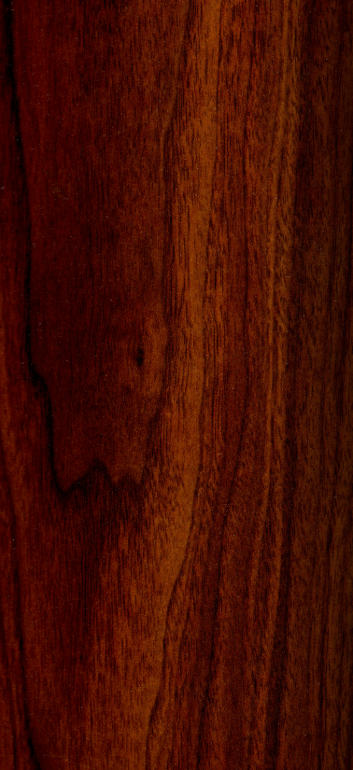
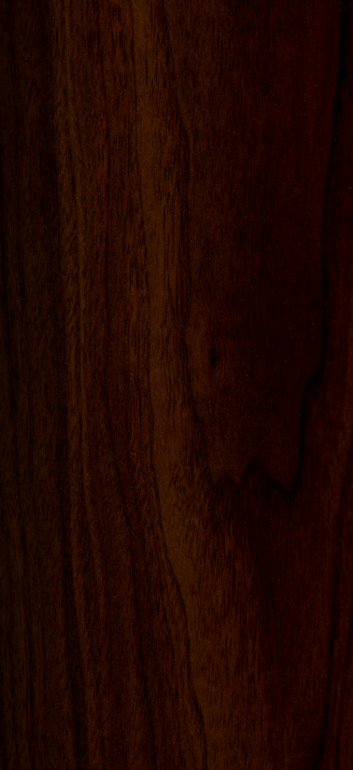
Revision of a layered 353×770 image; what changed, layer by layer:
showed "Overlay" over [0, 0, 353, 770]
painted on "Gradient" over [0, 0, 353, 770]
painted on "Eingefügte Ebene-Kopie" over [0, 0, 353, 770]
painted on "Hintergrund" over [0, 0, 353, 770]
